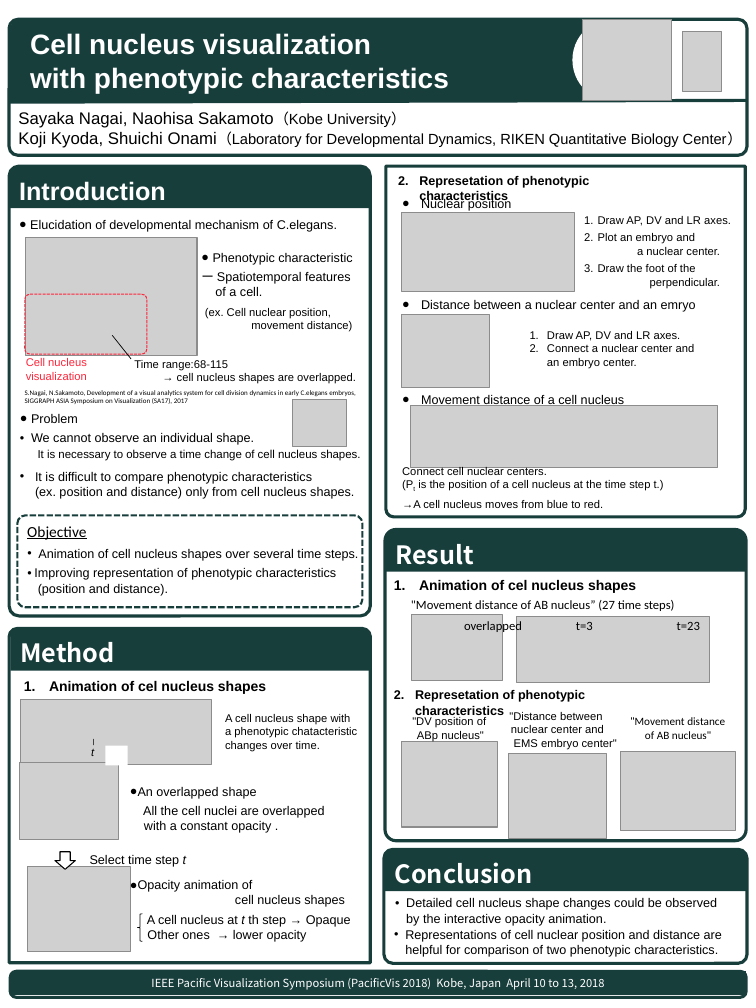
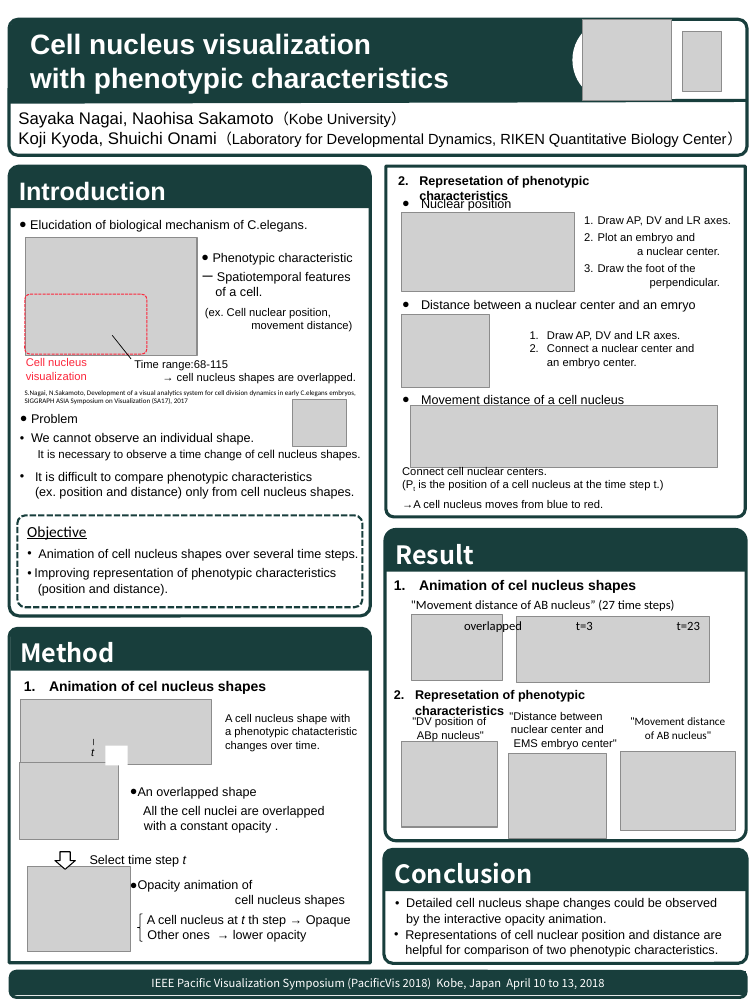
Before and after one commit to SayakaNagai/PacificVis2018, a slide deck: slide 1 of Poster130.pptx. Drawn at 756x1008 pixels with LibreOffice and Linux fonts; fonts in the diff are those of the drawing; grey boxes stand for pictures. Boxes give left, top, right and bottom in pixels: in the first picture for what was removed or moved away, otherwise in the second. Text is boxed around its words. In the diff, an @@ line names an element or a change of style, - is before the commit and + after.

```diff
--- a/Poster130.pptx
+++ b/Poster130.pptx
@@ text at (x1=30, y1=220, x2=307, y2=232): text changed @@
-● Elucidation of developmental mechanism of C.elegans.
+● Elucidation of biological mechanism of C.elegans.
```
Also in this commit, not shown: 1 other file.
